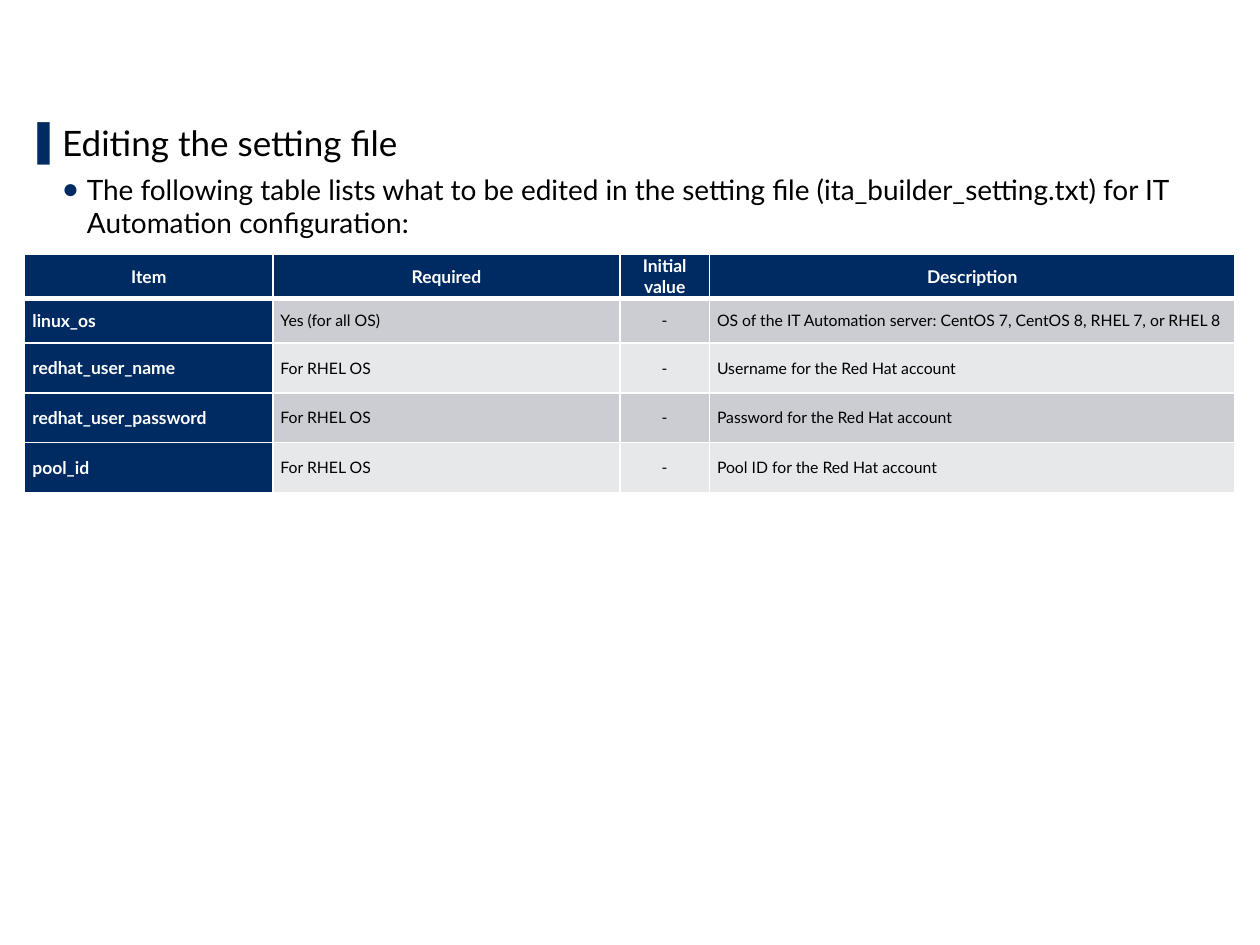
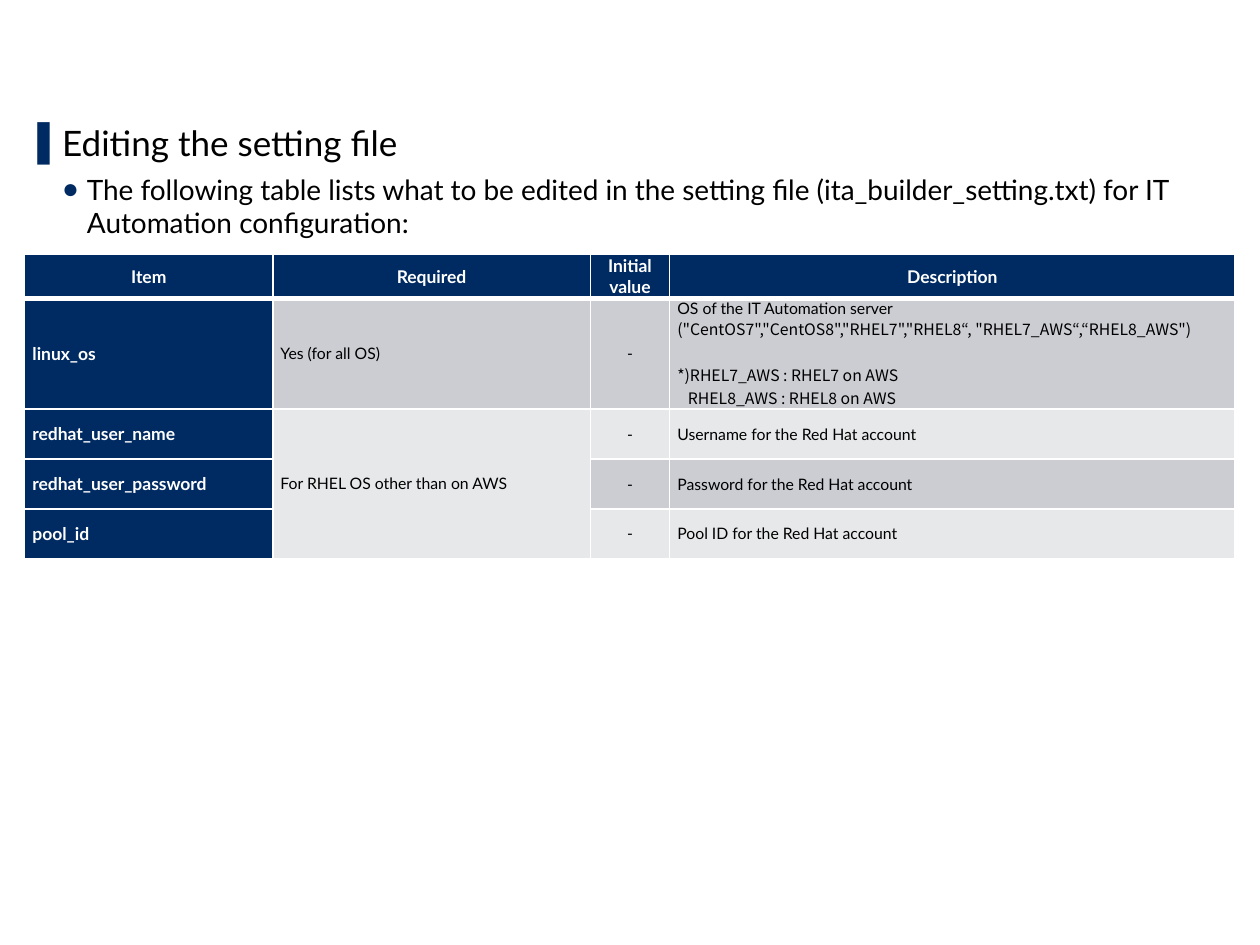
Before and after one commit to exastro-suite/it-automation-docs, a slide deck: slide 14 of asset/Learn/ITA-online-install_en.pptx. Drawn at 1260x945 pixels with LibreOffice and Linux fonts; fonts in the diff are those of the drawing; background and template pictures are left out. Boxes give left, top, right and bottom in pixels: in the first picture for what was removed or moved away, otherwise in the second. Text is boxed around its words. In the diff, an @@ line names an element or a change of style, - is before the commit and + after.

Commit message:
2020/02/10 20:02:07

```diff
--- a/asset/Learn/ITA-online-install_en.pptx
+++ b/asset/Learn/ITA-online-install_en.pptx
@@ table at [25, 255, 1236, 547] @@
@@ row 2, column 4: "OS of the IT Automation server: CentOS 7, CentOS 8, RHEL 7, or RHEL 8" to "OS of the IT Automation server / ("CentOS7","CentOS8","RHEL7","RHEL8“, "RHEL7_AWS“,“RHEL8_AWS") / *)RHEL7_AWS : RHEL7 on AWS / RHEL8_AWS : RHEL8 on AWS" @@
-row 3, column 2: For RHEL OS
+row 3, column 2: For RHEL OS other than on AWS
-row 4, column 2: For RHEL OS
+row 4, column 2: 
-row 5, column 2: For RHEL OS
+row 5, column 2: 
```
Also in this commit, not shown: 2 other slides changed.
